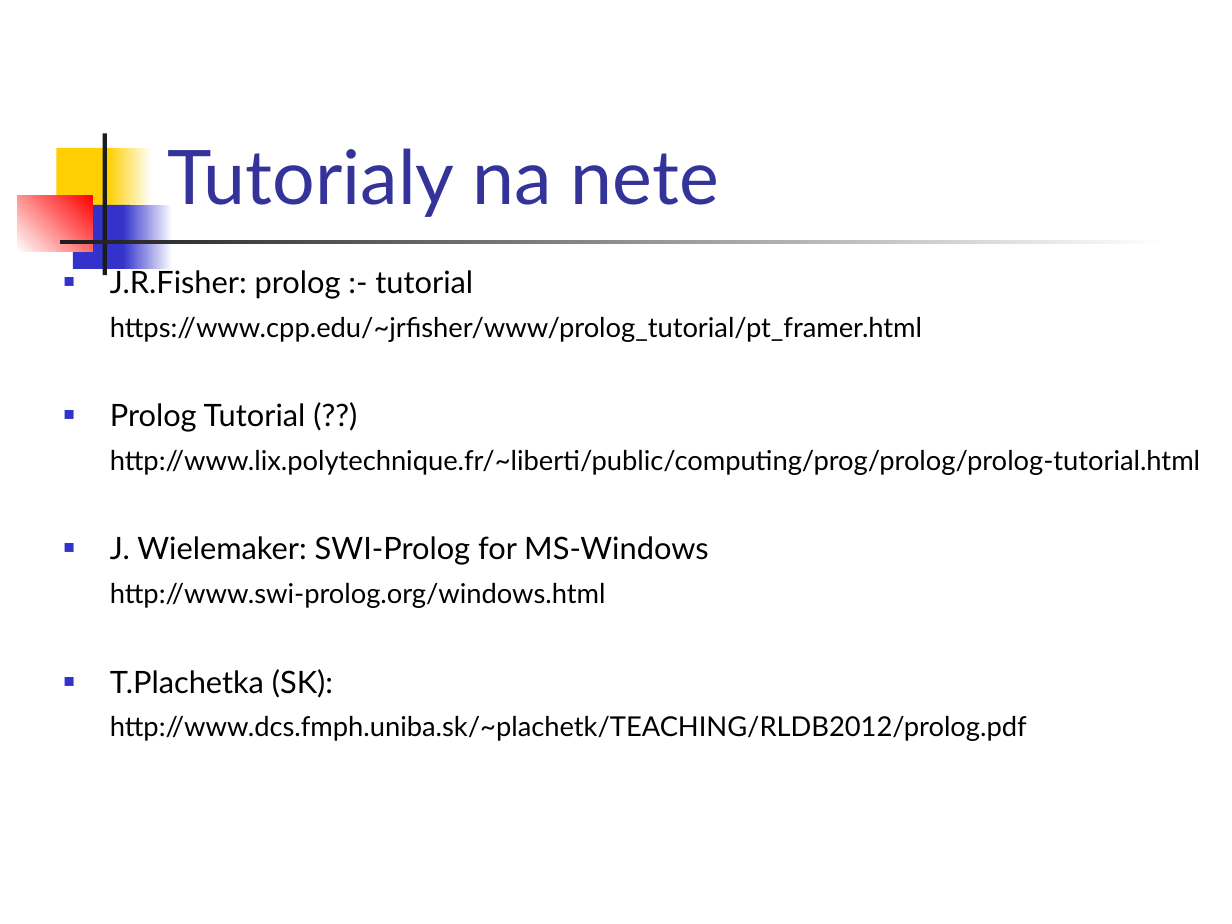
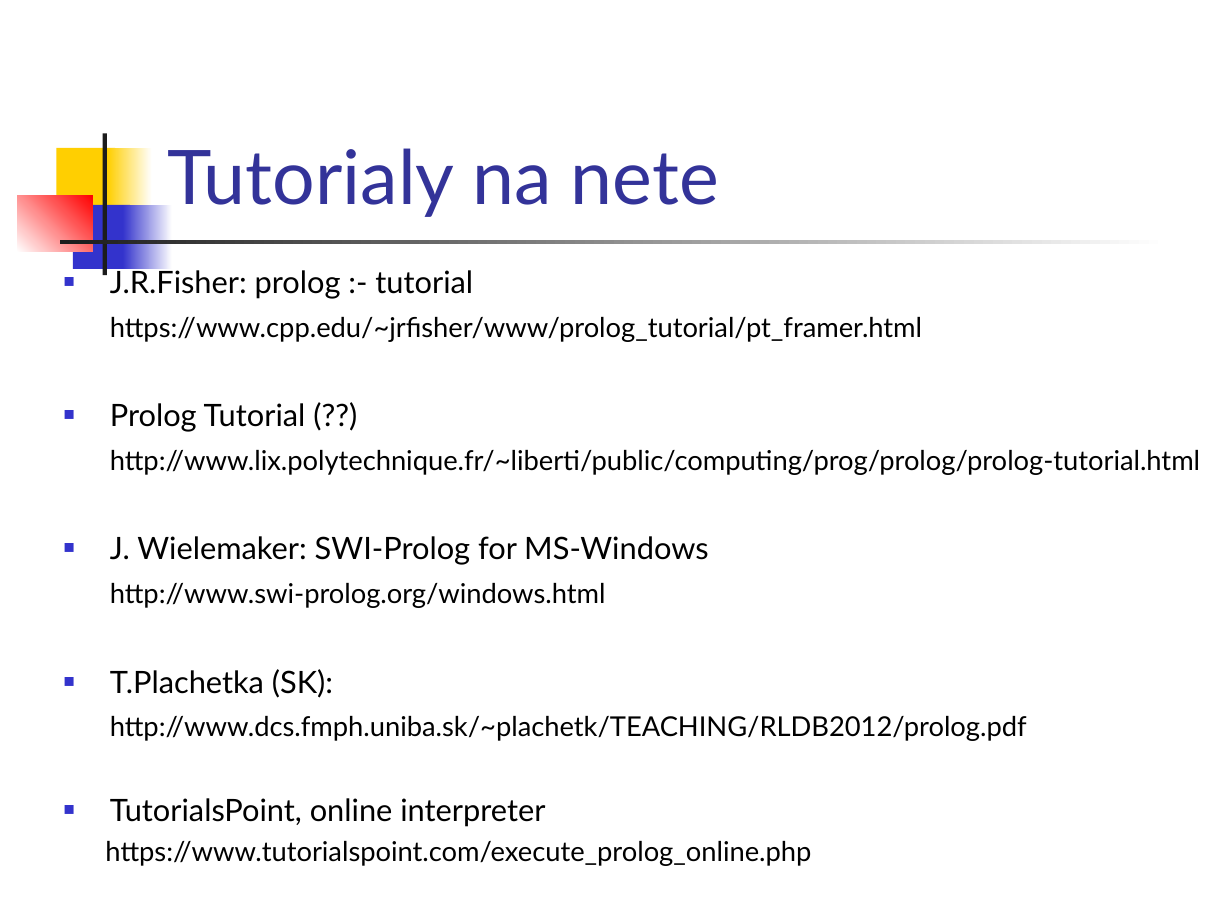
Before and after one commit to paradigmy/Prednasky, a slide deck: slide 4 of 10/logicke1.ppt. Drawn at 1232x924 pixels with LibreOffice and Linux fonts; fonts in the diff are those of the drawing. Boxes give left, top, right and bottom in pixels: in the first picture for what was removed or moved away, otherwise in the second. Text is boxed around its words. In the diff, an @@ line names an element or a change of style, - is before the commit and + after.

```diff
--- a/10/logicke1.ppt
+++ b/10/logicke1.ppt
@@ text at bbox=[105, 798, 811, 866]: paragraphs added @@
+■ TutorialsPoint, online interpreter
+https://www.tutorialspoint.com/execute_prolog_online.php
```
Also in this commit, not shown: 1 other slide changed, 1 slide added, 1 other file.
